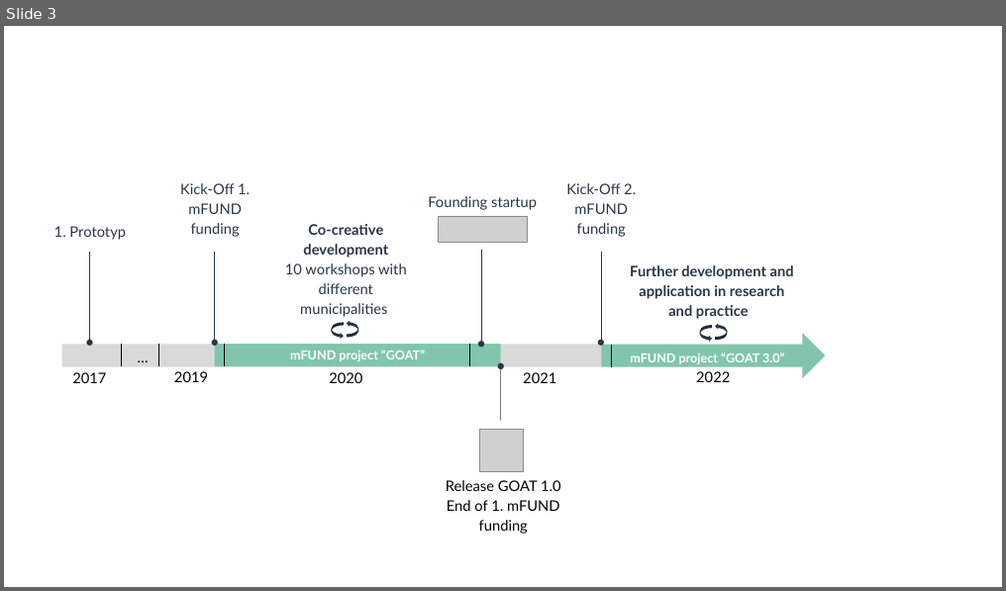
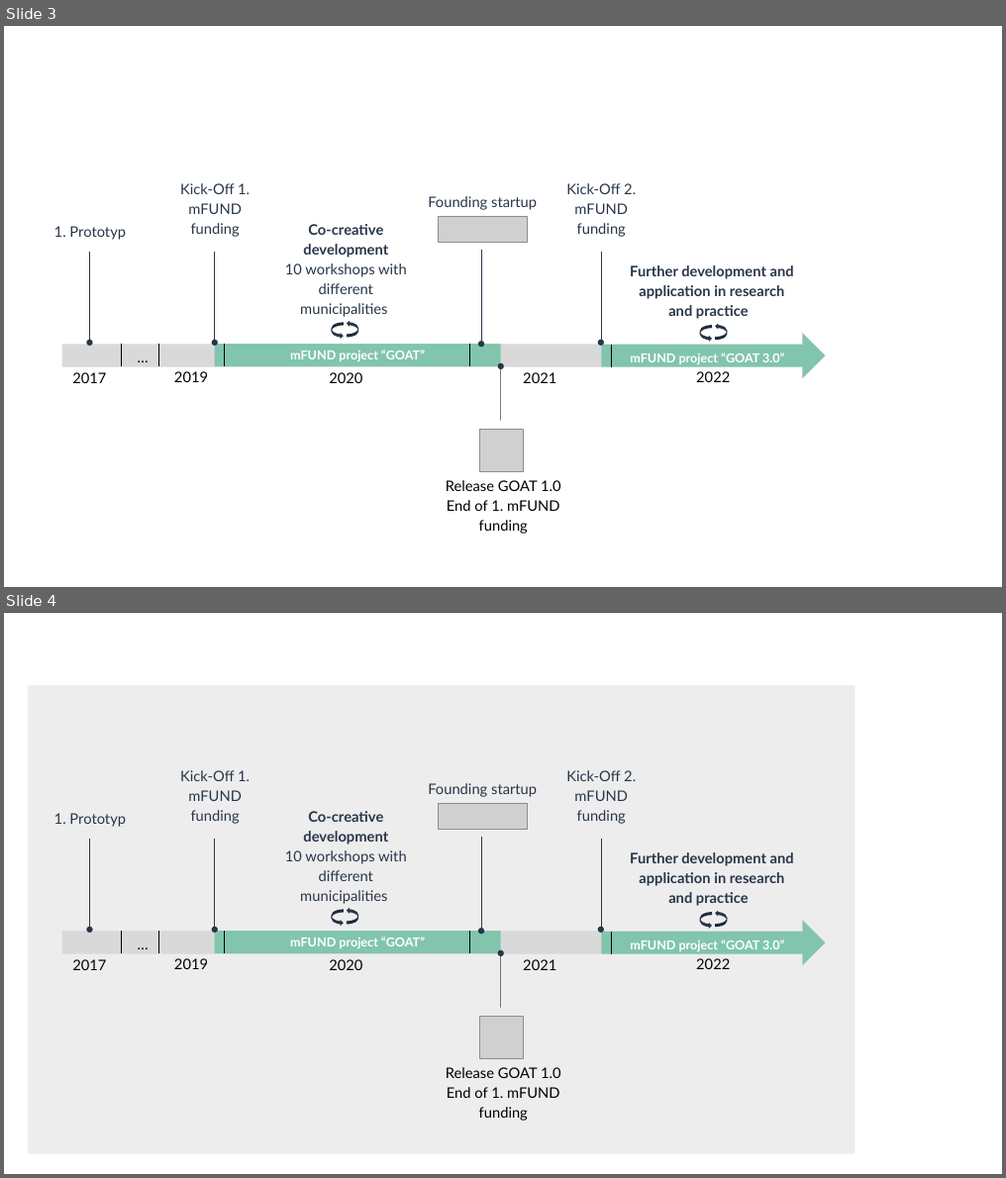
Before and after one commit to goat-community/goat-website, a slide deck: uploads/homepage/timeline.pptx. Shown one above the other, each under a label of ours: slide 3 before the commit, slides 3 and 4 after it. The pictures are 1006x591 and 1006x1178 pixels, drawn with LibreOffice and Linux fonts; fonts in the diff are those of the drawing; grey boxes stand for pictures. Boxes give left, top, right and bottom in pixels: in the first picture for what was removed or moved away, otherwise in the second. Text is boxed around its words. In the diff, an @@ line names an element or a change of style, - is before the commit and + after.

Commit message:
wip GOAT 3.0 project page

```diff
--- a/uploads/homepage/timeline.pptx
+++ b/uploads/homepage/timeline.pptx
@@ slide 4 added at <box>4,613,1002,1174</box>, background #FFFFFF @@
@@ rectangle added at <box>28,685,855,1155</box>, fill #EDEDED @@
@@ text added at <box>180,770,250,824</box>, 14 pt, text #283648 @@
+Kick-Off 1. mFUND funding
@@ text added at <box>428,783,537,797</box>, 14 pt, text #283648 @@
+Founding startup
@@ text added at <box>566,770,636,824</box>, 14 pt, text #283648 @@
+Kick-Off 2. mFUND funding
@@ text added at <box>54,813,126,827</box>, 14 pt, text #283648 @@
+1. Prototyp
@@ text added at <box>285,811,407,904</box>, 14 pt, text #283648 @@
+Co-creative development
+10 workshops with different municipalities
@@ picture added at <box>439,803,528,830</box> @@
@@ arrow added from (89, 839) to (89, 930), #283648 0.5 pt @@
@@ arrow added from (214, 839) to (214, 930), #283648 0.5 pt @@
@@ arrow added from (481, 837) to (481, 931), #283648 0.5 pt @@
@@ arrow added from (601, 839) to (601, 930), #283648 0.5 pt @@
@@ text added at <box>630,853,794,906</box>, 14 pt, text #283648, bold @@
+Further development and application in research and practice
@@ curved up arrow added at <box>331,909,344,926</box>, fill #283648 @@
@@ curved up arrow added at <box>347,908,358,925</box>, fill #283648 @@
@@ right arrow added at <box>62,920,826,965</box>, fill #D9D9D9 @@
@@ text added at <box>121,934,164,954</box>, 14 pt, text #000000 @@
+…
@@ line added from (121, 931) to (121, 955), #000000 0.5 pt @@
@@ line added from (159, 931) to (159, 955), #000000 0.5 pt @@
@@ rectangle added at <box>214,931,500,955</box>, fill #2BB381 at 50% opacity, 12 pt, text #FFFFFF, bold @@
+mFUND project “GOAT”
@@ line added from (224, 931) to (224, 955), #000000 0.5 pt @@
@@ line added from (469, 931) to (469, 955), #000000 0.5 pt @@
@@ right arrow added at <box>601,921,826,965</box>, fill #2BB381 at 50% opacity, 12 pt, text #FFFFFF, bold @@
+mFUND project “GOAT 3.0”
@@ line added from (612, 932) to (612, 955), #000000 0.5 pt @@
@@ curved up arrow added at <box>700,912,712,929</box>, fill #283648 @@
@@ curved up arrow added at <box>715,910,727,927</box>, fill #283648 @@
@@ text added at <box>72,959,106,970</box>, 14 pt, text #000000 @@
+2017
@@ text added at <box>174,959,208,969</box>, 14 pt, text #000000 @@
+2019
@@ text added at <box>329,959,362,970</box>, 14 pt, text #000000 @@
+2020
@@ arrow added from (501, 1008) to (501, 954), #283648 0.5 pt @@
@@ text added at <box>523,959,556,970</box>, 14 pt, text #000000 @@
+2021
@@ text added at <box>696,959,730,969</box>, 14 pt, text #000000 @@
+2022
@@ picture added at <box>480,1017,524,1059</box> @@
@@ text added at <box>446,1067,561,1121</box>, 14 pt, text #000000 @@
+Release GOAT 1.0
+End of 1. mFUND funding
```
Also in this commit, not shown: 14 other files.
